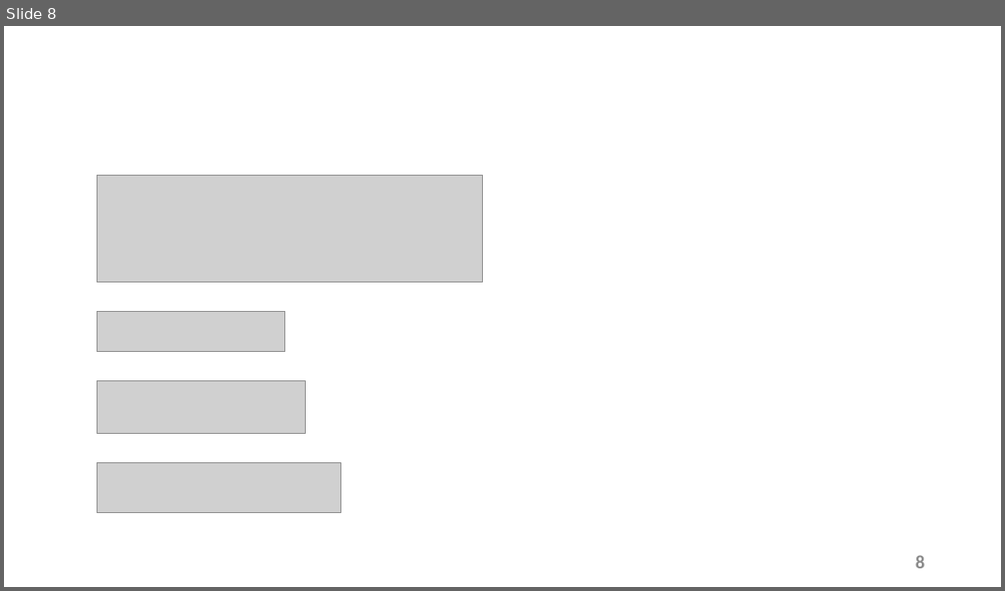
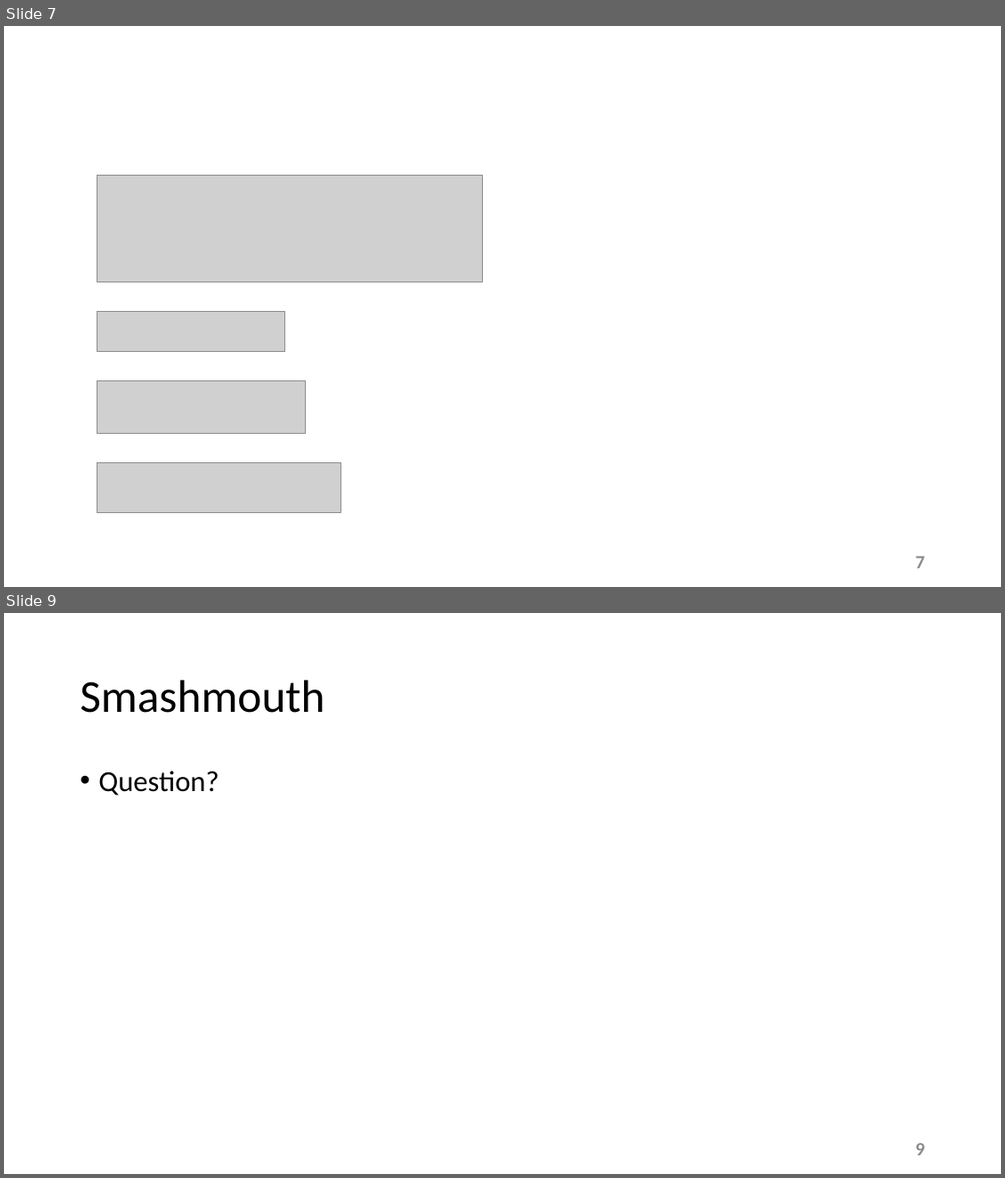
Before and after one commit to esaracin/compressive-sensing-cocktail-party-problem, a slide deck: slide/slides.pptx. Shown one above the other, each under a label of ours: slide 8 before the commit, slides 7 and 9 after it; the slides between them are not shown. The pictures are 1005x591 and 1005x1178 pixels, drawn with LibreOffice and Linux fonts; fonts in the diff are those of the drawing; grey boxes stand for pictures; background and template pictures are left out. Boxes give left, top, right and bottom in pixels: in the first picture for what was removed or moved away, otherwise in the second. Text is boxed around its words. In the diff, an @@ line names an element or a change of style, - is before the commit and + after.

Commit message:
smashmouth

```diff
--- a/slide/slides.pptx
+++ b/slide/slides.pptx
@@ slide 9 added at (x1=4, y1=613, x2=1001, y2=1174), background #FFFFFF @@
@@ title added at (x1=80, y1=680, x2=324, y2=713), 44 pt, text #000000 @@
+Smashmouth
@@ text added at (x1=98, y1=771, x2=218, y2=795), 28 pt, text #000000 @@
+• Question?
@@ page number added at (x1=915, y1=1143, x2=925, y2=1155), 18 pt, text #8C8C8C, bold @@
+9
@@ what was slide 8 is now slide 7 @@
@@ page number at (x1=915, y1=556, x2=925, y2=568): text changed @@
-8
+7
```
Also in this commit, not shown: 2 slides changed, 1 other slide added, 4 slides removed.
